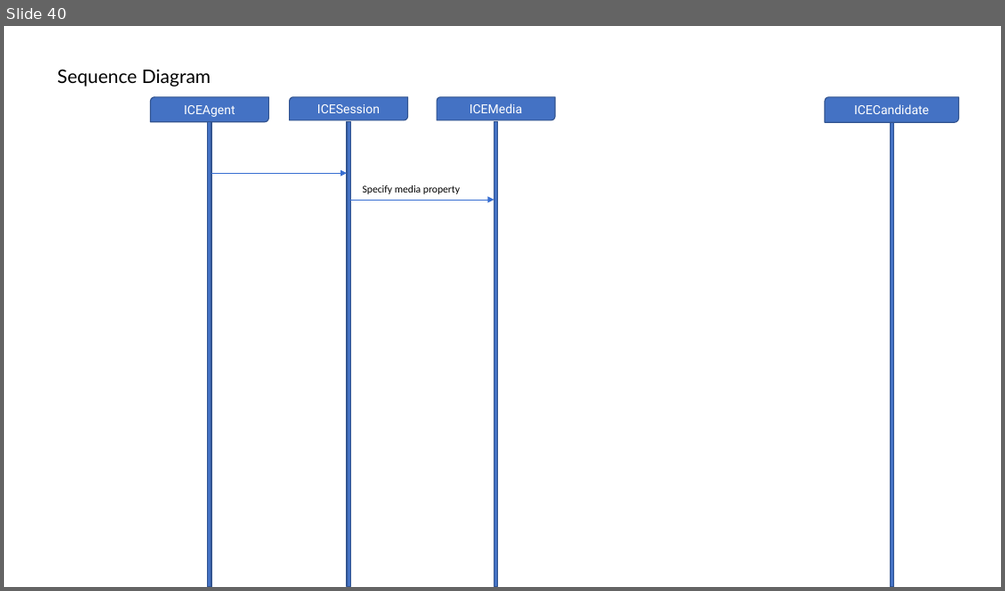
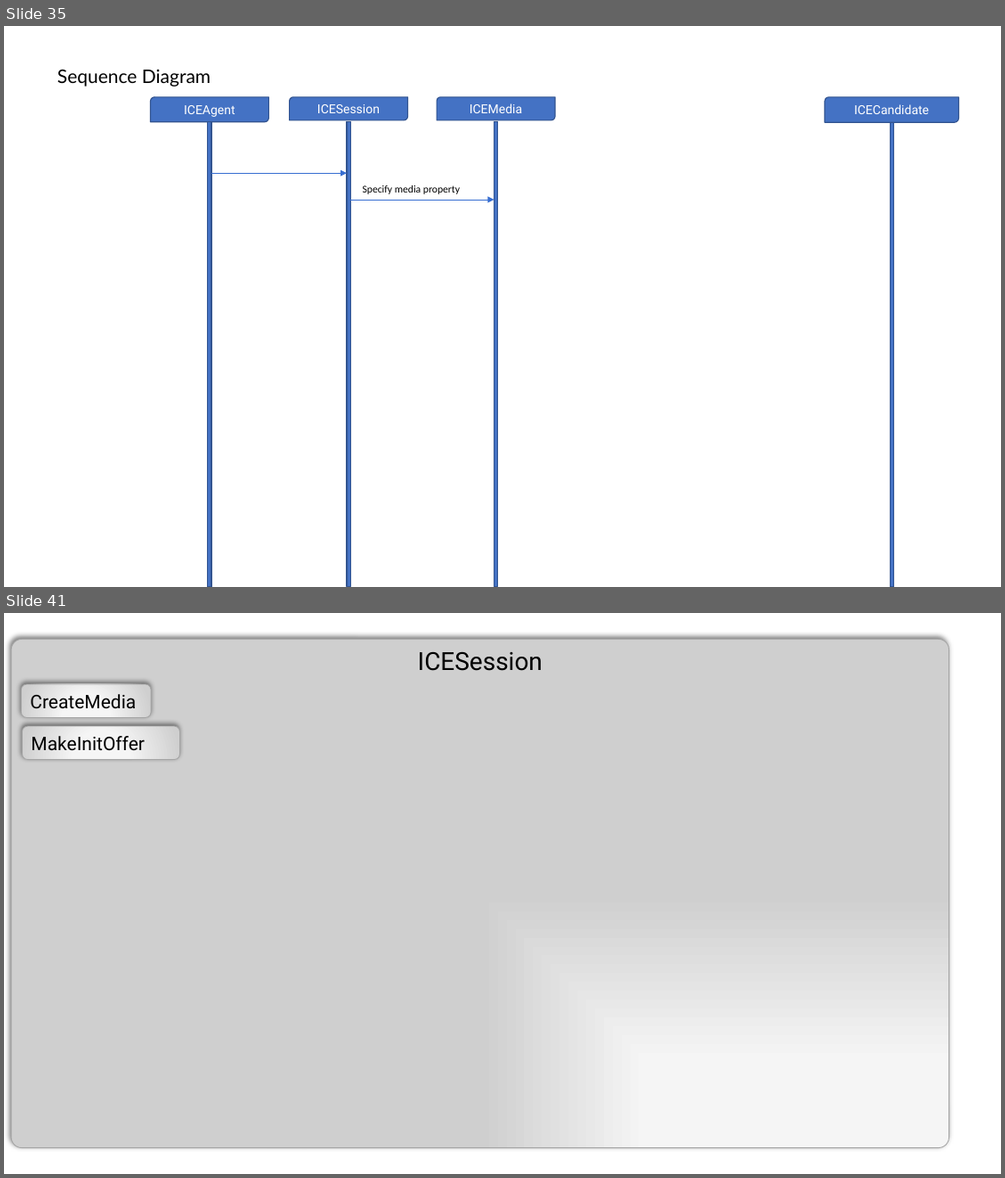
Before and after one commit to httpmail/ice, a slide deck: docs.pptx. Shown one above the other, each under a label of ours: slide 40 before the commit, slides 35 and 41 after it; the slides between them are not shown. The pictures are 1005x591 and 1005x1178 pixels, drawn with LibreOffice and Linux fonts; fonts in the diff are those of the drawing. Boxes give left, top, right and bottom in pixels: in the first picture for what was removed or moved away, otherwise in the second. Text is boxed around its words. In the diff, an @@ line names an element or a change of style, - is before the commit and + after.

```diff
--- a/docs.pptx
+++ b/docs.pptx
@@ slide 41 added at [4, 613, 1001, 1174], background #FFFFFF @@
@@ rounded rectangle added at [11, 639, 949, 1148], fill gradient #F8F8F8 to #F5F5F5 to #CFCFCF, outline #A5A5A5 0.75 pt, 24 pt, text #000000 @@
+ICESession
@@ rounded rectangle added at [21, 684, 152, 718], fill gradient #F8F8F8 to #F5F5F5 to #CFCFCF, outline #A5A5A5 0.75 pt, 18 pt, text #000000 @@
+CreateMedia
@@ rounded rectangle added at [22, 726, 179, 760], fill gradient #F8F8F8 to #F5F5F5 to #CFCFCF, outline #A5A5A5 0.75 pt, 18 pt, text #000000 @@
+MakeInitOffer
@@ what was slide 40 is now slide 35 @@
```
Also in this commit, not shown: 2 slides changed, 6 other slides added, 6 slides removed, 34 other files.
